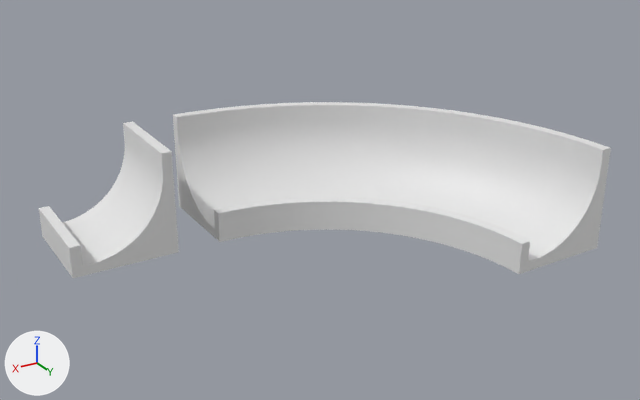
What one commit did to the Blender file Blend/TrackBlocksHighWalls.blend.
Both versions are drawn from a camera (50 mm lens) standing at (7.23, 15.1, 7.43) and looking at (-0.61, 2.03, 0.9). Every picture has the same lights, and +X, +Y and +Z are marked at lower left.

Names of what the first picture shows: 'BankedStraight', 'BankedTurn'.
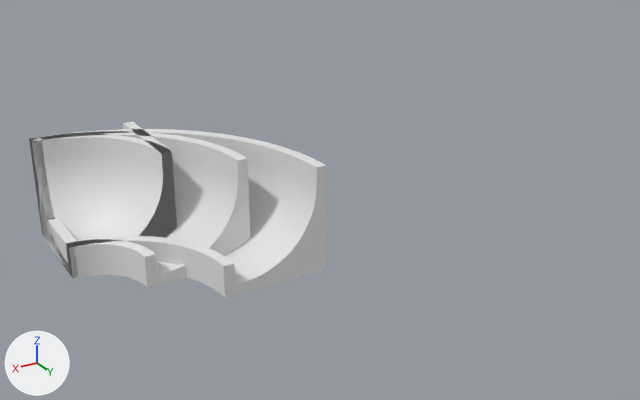
The newer file is also turned or shifted as a whole; pictures and numbers use the older file's frame.

Where the change shows, as pixel boxes (x1, y1, x2, y2) in the pictures (640 x 400 px):
'BankedTurn', deleted: before (173, 102, 611, 274)
'BankedCornerLarge', added: after (31, 129, 326, 298)
'BankedCornerMedium', added: after (29, 131, 250, 288)
'BankedCorner', added: after (31, 134, 177, 275)
'BankedStraight', unchanged, covered by the edit: before (39, 121, 179, 278); after (48, 121, 173, 263)

Patch to the scene script:
```diff
--- a/Blend/TrackBlocksHighWalls.blend.py
+++ b/Blend/TrackBlocksHighWalls.blend.py
@@ me_cube_027 @@
+me_cube_027.from_pydata(...)  # 1020 vertices, 962 faces; spans x -3.0..1.0, y -1.0..3.0, z 0.0..2.0
@@ me_cube_010 @@
+me_cube_010.from_pydata(...)  # 1020 vertices, 962 faces; spans x -2.0..1.0, y -1.0..2.0, z 0.0..2.0
@@ me_cube_009 @@
+me_cube_009.from_pydata(...)  # 988 vertices, 946 faces; spans x -1.0..1.0, y -1.0..1.0, z 0.0..2.0
@@ ob_bankedturn @@
-ob_bankedturn = bpy.data.objects.new('BankedTurn', me_cube_003)
-ob_bankedturn.location = (0.0, 0.0, 0.1)
@@ ob_bankedcornerlarge @@
+ob_bankedcornerlarge = bpy.data.objects.new('BankedCornerLarge', me_cube_027)
+ob_bankedcornerlarge.location = (2.84, 0.0, 0.0)
@@ ob_bankedcornermedium @@
+ob_bankedcornermedium = bpy.data.objects.new('BankedCornerMedium', me_cube_010)
+ob_bankedcornermedium.location = (2.84, 0.0, 0.0)
@@ ob_bankedcorner @@
+ob_bankedcorner = bpy.data.objects.new('BankedCorner', me_cube_009)
+ob_bankedcorner.location = (2.84, 0.0, 0.0)
```
